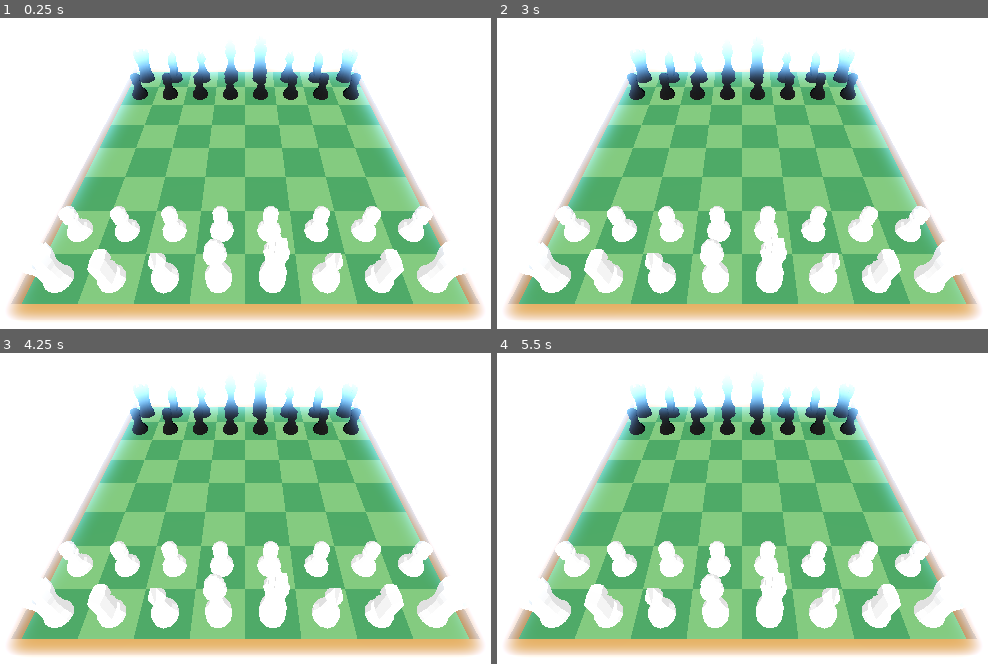
Above: before the commit, frames 1-4 (two rows, left to right).
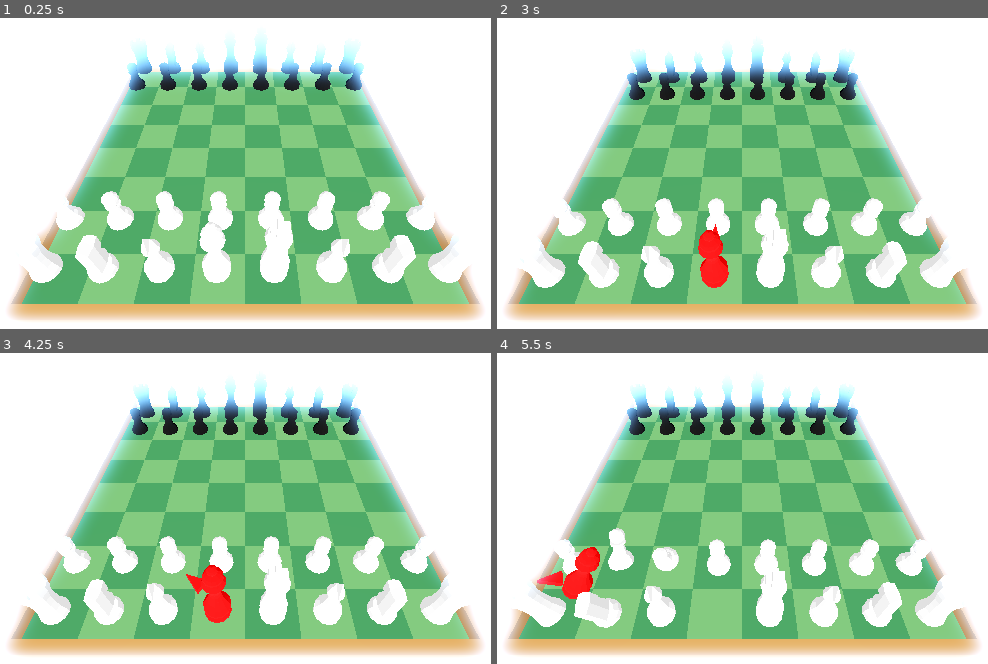
Above: after the commit, the same moments.

Repository: rickyguerin/Fairway-Chess-Jam-Submission
Game: Godot game, scene res://scenes/game.tscn
The game is run twice, just before and just after one commit, with the same random seed, the same clock (stepped at 60 frames per second) and the same inputs.
Inputs (mouse positions are in pixels of both pictures, inside the frame that each line leads up to):
- Up to frame 1 (0.25 s): no input
- Up to frame 2 (3 s): move the mouse to (919, 126) at 0.52 s; hold D (D) 0.53-1.28 s; click (919, 126) at 0.67 s; move the mouse to (580, 170) at 1.27 s; tap A (A) at 1.35 s; click (580, 170) at 1.42 s; tap D (D) at 1.55 s; move the mouse to (821, 49) at 2.02 s; hold D (D) 2.03-2.78 s; click (821, 49) at 2.17 s; move the mouse to (703, 238) at 2.77 s; tap E (E) at 2.85 s; click (703, 238) at 2.92 s
- Up to frame 3 (4.25 s): tap D (D) at 3.05, 3.8 s; move the mouse to (486, 552) at 3.52 s; hold Q (Q) from 3.53 s (still down); click (486, 552) at 3.67 s
- Up to frame 4 (5.5 s): move the mouse to (501, 415) at 4.27 s; release Q (Q) at 4.28 s; tap Space (Space) at 4.35 s; click (501, 415) at 4.42 s; tap D (D) at 4.55 s; move the mouse to (781, 483) at 5.02 s; hold D (D) from 5.03 s (still down); click (781, 483) at 5.17 s

The runs differ from the first frame. In frame 1, 10% of the frame differs, in the area x 4-96%, y 6-89%; in frame 2, 5.4%; in frame 3, 3.8%; in frame 4, 3.9%.

Commit message:
Move starting positions up

Diff:
--- a/godot/scenes/game.tscn
+++ b/godot/scenes/game.tscn
@@ -39,101 +39,101 @@
 [node name="White Pieces" type="Node" parent="."]
 
 [node name="Pawn 1" parent="White Pieces" instance=ExtResource("4_72ydc")]
-transform = Transform3D(1, 0, 0, 0, 1, 0, 0, 0, 1, -7, 0, 5)
+transform = Transform3D(1, 0, 0, 0, 1, 0, 0, 0, 1, -7, 1, 5)
 
 [node name="Pawn 2" parent="White Pieces" instance=ExtResource("4_72ydc")]
-transform = Transform3D(1, 0, 0, 0, 1, 0, 0, 0, 1, -5, 0, 5)
+transform = Transform3D(1, 0, 0, 0, 1, 0, 0, 0, 1, -5, 1, 5)
 
 [node name="Pawn 3" parent="White Pieces" instance=ExtResource("4_72ydc")]
-transform = Transform3D(1, 0, 0, 0, 1, 0, 0, 0, 1, -3, 0, 5)
+transform = Transform3D(1, 0, 0, 0, 1, 0, 0, 0, 1, -3, 1, 5)
 
 [node name="Pawn 4" parent="White Pieces" instance=ExtResource("4_72ydc")]
-transform = Transform3D(1, 0, 0, 0, 1, 0, 0, 0, 1, -1, 0, 5)
+transform = Transform3D(1, 0, 0, 0, 1, 0, 0, 0, 1, -1, 1, 5)
 
 [node name="Pawn 5" parent="White Pieces" instance=ExtResource("4_72ydc")]
-transform = Transform3D(1, 0, 0, 0, 1, 0, 0, 0, 1, 1, 0, 5)
+transform = Transform3D(1, 0, 0, 0, 1, 0, 0, 0, 1, 1, 1, 5)
 
 [node name="Pawn 6" parent="White Pieces" instance=ExtResource("4_72ydc")]
-transform = Transform3D(1, 0, 0, 0, 1, 0, 0, 0, 1, 3, 0, 5)
+transform = Transform3D(1, 0, 0, 0, 1, 0, 0, 0, 1, 3, 1, 5)
 
 [node name="Pawn 7" parent="White Pieces" instance=ExtResource("4_72ydc")]
-transform = Transform3D(1, 0, 0, 0, 1, 0, 0, 0, 1, 5, 0, 5)
+transform = Transform3D(1, 0, 0, 0, 1, 0, 0, 0, 1, 5, 1, 5)
 
 [node name="Pawn 8" parent="White Pieces" instance=ExtResource("4_72ydc")]
-transform = Transform3D(1, 0, 0, 0, 1, 0, 0, 0, 1, 7, 0, 5)
+transform = Transform3D(1, 0, 0, 0, 1, 0, 0, 0, 1, 7, 1, 5)
 
 [node name="Rook 1" parent="White Pieces" instance=ExtResource("4_wkxt7")]
-transform = Transform3D(1, 0, 0, 0, 1, 0, 0, 0, 1, -7, 0, 7)
+transform = Transform3D(1, 0, 0, 0, 1, 0, 0, 0, 1, -7, 1, 7)
 
 [node name="Rook 2" parent="White Pieces" instance=ExtResource("4_wkxt7")]
-transform = Transform3D(1, 0, 0, 0, 1, 0, 0, 0, 1, 7, 0, 7)
+transform = Transform3D(1, 0, 0, 0, 1, 0, 0, 0, 1, 7, 1, 7)
 
 [node name="Knight 1" parent="White Pieces" instance=ExtResource("8_ouyaw")]
-transform = Transform3D(1, 0, 0, 0, 1, 0, 0, 0, 1, -5, 0, 7)
+transform = Transform3D(1, 0, 0, 0, 1, 0, 0, 0, 1, -5, 1, 7)
 
 [node name="Knight 2" parent="White Pieces" instance=ExtResource("8_ouyaw")]
-transform = Transform3D(1, 0, 0, 0, 1, 0, 0, 0, 1, 5, 0, 7)
+transform = Transform3D(1, 0, 0, 0, 1, 0, 0, 0, 1, 5, 1, 7)
 
 [node name="Bishop 1" parent="White Pieces" instance=ExtResource("5_piiwh")]
-transform = Transform3D(1, 0, 0, 0, 1, 0, 0, 0, 1, -3, 0, 7)
+transform = Transform3D(1, 0, 0, 0, 1, 0, 0, 0, 1, -3, 1, 7)
 
 [node name="Bishop 2" parent="White Pieces" instance=ExtResource("5_piiwh")]
-transform = Transform3D(1, 0, 0, 0, 1, 0, 0, 0, 1, 3, 0, 7)
+transform = Transform3D(1, 0, 0, 0, 1, 0, 0, 0, 1, 3, 1, 7)
 
 [node name="Queen" parent="White Pieces" instance=ExtResource("6_xeppu")]
-transform = Transform3D(1, 0, 0, 0, 1, 0, 0, 0, 1, -1, 0, 7)
+transform = Transform3D(1, 0, 0, 0, 1, 0, 0, 0, 1, -1, 1, 7)
 
 [node name="King" parent="White Pieces" instance=ExtResource("7_y0pwt")]
-transform = Transform3D(1, 0, 0, 0, 1, 0, 0, 0, 1, 1, 0, 7)
+transform = Transform3D(1, 0, 0, 0, 1, 0, 0, 0, 1, 1, 1, 7)
 
 [node name="Black Pieces" type="Node" parent="."]
 
 [node name="Pawn 1" parent="Black Pieces" instance=ExtResource("4_ne6np")]
-transform = Transform3D(-1, 0, -8.74228e-08, 0, 1, 0, 8.74228e-08, 0, -1, -7, 0, -5)
+transform = Transform3D(-1, 0, -8.74228e-08, 0, 1, 0, 8.74228e-08, 0, -1, -7, 1, -5)
 
 [node name="Pawn 2" parent="Black Pieces" instance=ExtResource("4_ne6np")]
-transform = Transform3D(-1, 0, -8.74228e-08, 0, 1, 0, 8.74228e-08, 0, -1, -5, 0, -5)
+transform = Transform3D(-1, 0, -8.74228e-08, 0, 1, 0, 8.74228e-08, 0, -1, -5, 1, -5)
 
 [node name="Pawn 3" parent="Black Pieces" instance=ExtResource("4_ne6np")]
-transform = Transform3D(-1, 0, -8.74228e-08, 0, 1, 0, 8.74228e-08, 0, -1, -3, 0, -5)
+transform = Transform3D(-1, 0, -8.74228e-08, 0, 1, 0, 8.74228e-08, 0, -1, -3, 1, -5)
 
 [node name="Pawn 4" parent="Black Pieces" instance=ExtResource("4_ne6np")]
-transform = Transform3D(-1, 0, -8.74228e-08, 0, 1, 0, 8.74228e-08, 0, -1, -1, 0, -5)
+transform = Transform3D(-1, 0, -8.74228e-08, 0, 1, 0, 8.74228e-08, 0, -1, -1, 1, -5)
 
 [node name="Pawn 5" parent="Black Pieces" instance=ExtResource("4_ne6np")]
-transform = Transform3D(-1, 0, -8.74228e-08, 0, 1, 0, 8.74228e-08, 0, -1, 1, 0, -5)
+transform = Transform3D(-1, 0, -8.74228e-08, 0, 1, 0, 8.74228e-08, 0, -1, 1, 1, -5)
 
 [node name="Pawn 6" parent="Black Pieces" instance=ExtResource("4_ne6np")]
-transform = Transform3D(-1, 0, -8.74228e-08, 0, 1, 0, 8.74228e-08, 0, -1, 3, 0, -5)
+transform = Transform3D(-1, 0, -8.74228e-08, 0, 1, 0, 8.74228e-08, 0, -1, 3, 1, -5)
 
 [node name="Pawn 7" parent="Black Pieces" instance=ExtResource("4_ne6np")]
-transform = Transform3D(-1, 0, -8.74228e-08, 0, 1, 0, 8.74228e-08, 0, -1, 5, 0, -5)
+transform = Transform3D(-1, 0, -8.74228e-08, 0, 1, 0, 8.74228e-08, 0, -1, 5, 1, -5)
 
 [node name="Pawn 8" parent="Black Pieces" instance=ExtResource("4_ne6np")]
-transform = Transform3D(-1, 0, -8.74228e-08, 0, 1, 0, 8.74228e-08, 0, -1, 7, 0, -5)
+transform = Transform3D(-1, 0, -8.74228e-08, 0, 1, 0, 8.74228e-08, 0, -1, 7, 1, -5)
 
 [node name="Rook 1" parent="Black Pieces" instance=ExtResource("6_7xk31")]
-transform = Transform3D(-1, 0, -8.74228e-08, 0, 1, 0, 8.74228e-08, 0, -1, -7, 0, -7)
+transform = Transform3D(-1, 0, -8.74228e-08, 0, 1, 0, 8.74228e-08, 0, -1, -7, 1, -7)
 
 [node name="Rook 2" parent="Black Pieces" instance=ExtResource("6_7xk31")]
-transform = Transform3D(-1, 0, -8.74228e-08, 0, 1, 0, 8.74228e-08, 0, -1, 7, 0, -7)
+transform = Transform3D(-1, 0, -8.74228e-08, 0, 1, 0, 8.74228e-08, 0, -1, 7, 1, -7)
 
 [node name="Knight 1" parent="Black Pieces" instance=ExtResource("11_wxxrq")]
-transform = Transform3D(-1, 0, -8.74228e-08, 0, 1, 0, 8.74228e-08, 0, -1, -5, 0, -7)
+transform = Transform3D(-1, 0, -8.74228e-08, 0, 1, 0, 8.74228e-08, 0, -1, -5, 1, -7)
 
 [node name="Knight 2" parent="Black Pieces" instance=ExtResource("11_wxxrq")]
-transform = Transform3D(-1, 0, -8.74228e-08, 0, 1, 0, 8.74228e-08, 0, -1, 5, 0, -7)
+transform = Transform3D(-1, 0, -8.74228e-08, 0, 1, 0, 8.74228e-08, 0, -1, 5, 1, -7)
 
 [node name="Bishop 1" parent="Black Pieces" instance=ExtResource("8_dwah1")]
-transform = Transform3D(-1, 0, -8.74228e-08, 0, 1, 0, 8.74228e-08, 0, -1, -3, 0, -7)
+transform = Transform3D(-1, 0, -8.74228e-08, 0, 1, 0, 8.74228e-08, 0, -1, -3, 1, -7)
 
 [node name="Bishop 2" parent="Black Pieces" instance=ExtResource("8_dwah1")]
-transform = Transform3D(-1, 0, -8.74228e-08, 0, 1, 0, 8.74228e-08, 0, -1, 3, 0, -7)
+transform = Transform3D(-1, 0, -8.74228e-08, 0, 1, 0, 8.74228e-08, 0, -1, 3, 1, -7)
 
 [node name="Queen" parent="Black Pieces" instance=ExtResource("10_xf7dy")]
-transform = Transform3D(-1, 0, -8.74228e-08, 0, 1, 0, 8.74228e-08, 0, -1, -1, 0, -7)
+transform = Transform3D(-1, 0, -8.74228e-08, 0, 1, 0, 8.74228e-08, 0, -1, -1, 1, -7)
 
 [node name="King" parent="Black Pieces" instance=ExtResource("12_ci14r")]
-transform = Transform3D(-1, 0, -8.74228e-08, 0, 1, 0, 8.74228e-08, 0, -1, 1, 0, -7)
+transform = Transform3D(-1, 0, -8.74228e-08, 0, 1, 0, 8.74228e-08, 0, -1, 1, 1, -7)
 
 [node name="OrbitCamera" parent="." instance=ExtResource("4_qw6ff")]
